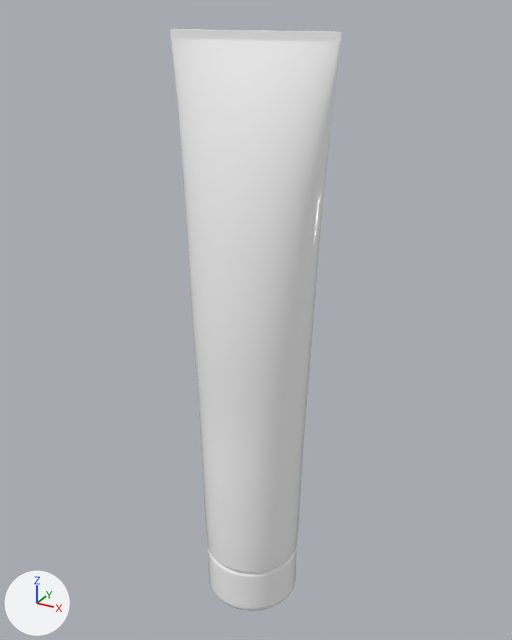
Two versions of the glTF model public/models/571.glb, one commit apart.
Rendered twice from a 50 mm lens placed at (79.2, -141.7, 80.4), pointed at (-0.6, 3.4, 7.8). Arrows for +X, +Y and +Z are at lower left; the lights stay in place. The picture after the commit comes second. Where no turn or scale is listed for an object, it has been applied to the vertices.

Objects in the first picture: '瓶盖', '瓶身', '贴图'.
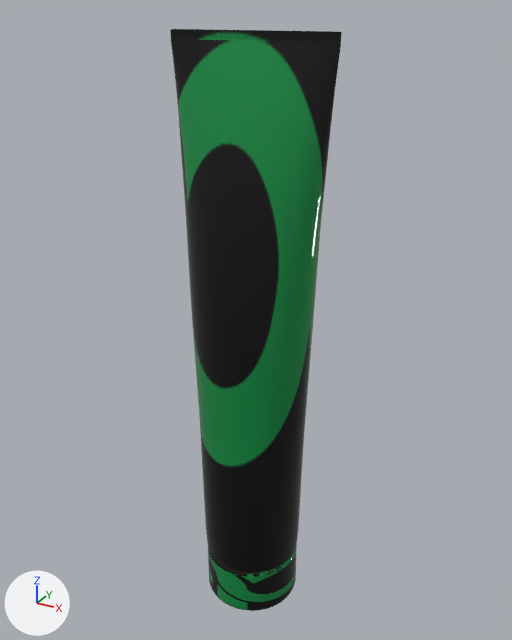
What differs and where, as boxes [x1, y1, x2, y2] in the pictures (512 x 640 px):
'贴图', surface changed (darker)
    both: [171, 39, 341, 568]
'瓶盖', surface changed (darker)
    both: [208, 545, 297, 611]
'瓶身', surface changed
    both: [170, 29, 342, 573]

Diff of the bpy script that builds the scene:
```diff
--- a/public/models/571.glb.py
+++ b/public/models/571.glb.py
@@ img_ap_watermark @@
+img_ap_watermark = load_image('AP_Watermark', '_unpacked/AP_Watermark', 300, 222, 'sRGB')
@@ mat_03___default @@
 mat_03___default = principled_material('03 - Default')
-mat_03___default.base_color = (1.0, 1.0, 1.0)  # white #ffffff
+mat_03___default.texture = img_ap_watermark
 mat_03___default.roughness = 0.0
@@ mat_02___default @@
 mat_02___default = principled_material('02 - Default')
-mat_02___default.base_color = (1.0, 1.0, 1.0)  # white #ffffff
+mat_02___default.texture = img_ap_watermark
 mat_02___default.roughness = 0.0
```
